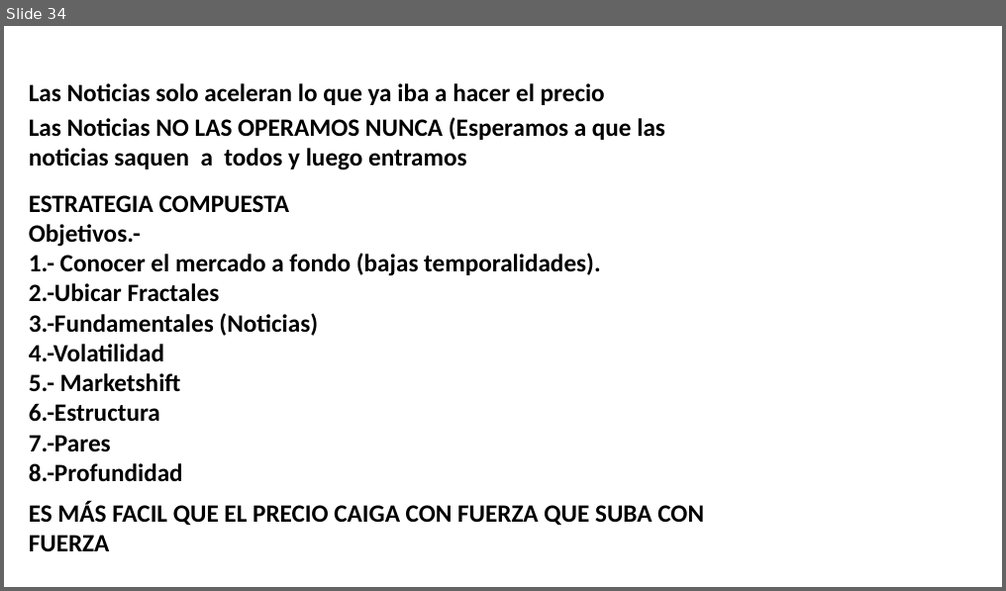
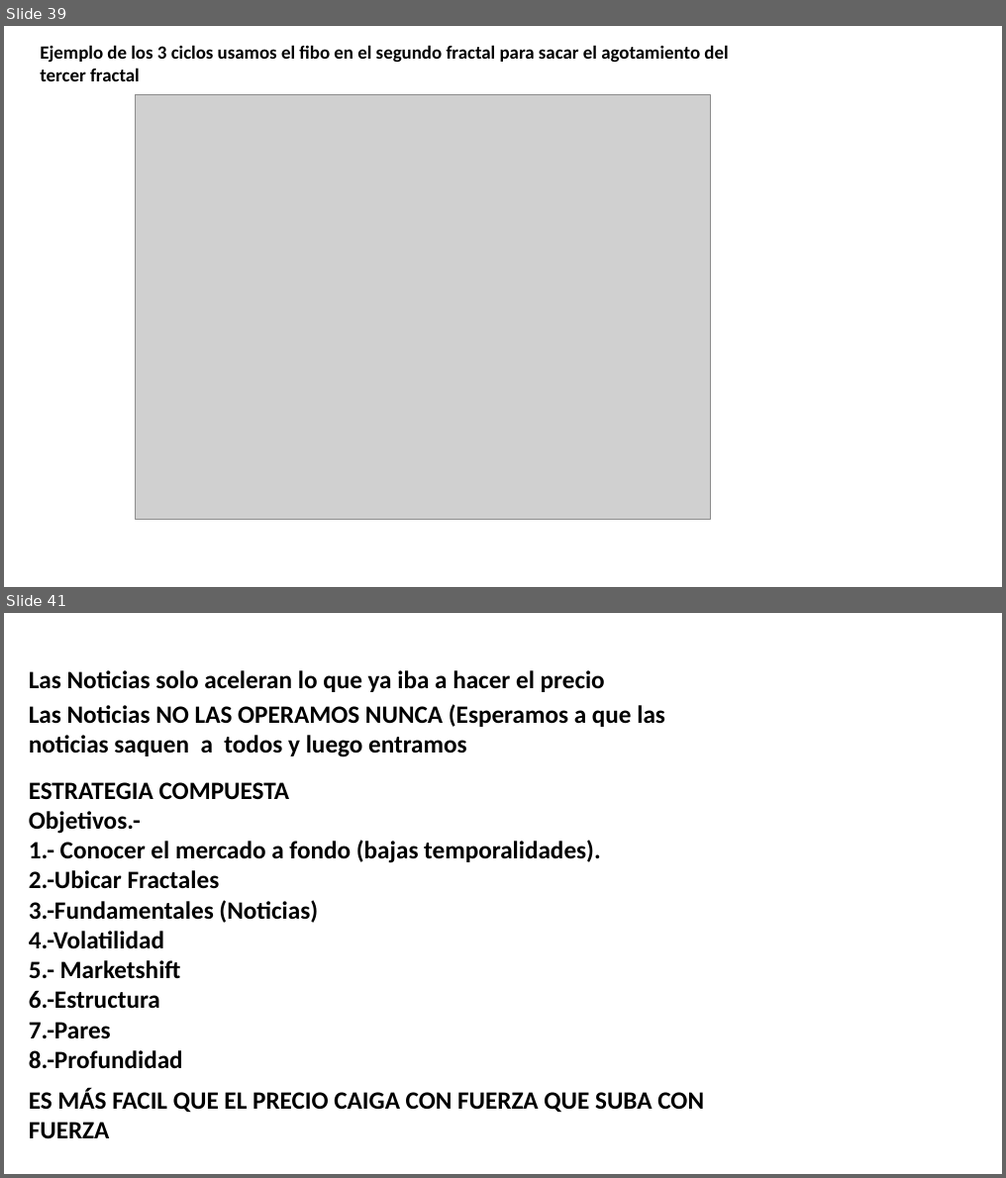
Before and after one commit to Edd1eware/Yields_Academy, a slide deck: Manual_YIELDS_ACADEMY.pptx. Shown one above the other, each under a label of ours: slide 34 before the commit, slides 39 and 41 after it; the slides between them are not shown. The pictures are 1006x591 and 1006x1178 pixels, drawn with LibreOffice and Linux fonts; fonts in the diff are those of the drawing; grey boxes stand for pictures. Boxes give left, top, right and bottom in pixels: in the first picture for what was removed or moved away, otherwise in the second. Text is boxed around its words. In the diff, an @@ line names an element or a change of style, - is before the commit and + after.

Commit message:
fibonacci ejemplos

```diff
--- a/Manual_YIELDS_ACADEMY.pptx
+++ b/Manual_YIELDS_ACADEMY.pptx
@@ slide 39 added at <box>4,26,1002,587</box>, background #FFFFFF @@
@@ text added at <box>40,45,728,81</box>, 18 pt, text #000000, bold @@
+Ejemplo de los 3 ciclos usamos el fibo en el segundo fractal para sacar el agotamiento del tercer fractal
@@ picture added at <box>136,94,711,519</box> @@
@@ what was slide 34 is now slide 41 @@
```
Also in this commit, not shown: 1 slide changed, 6 other slides added.
